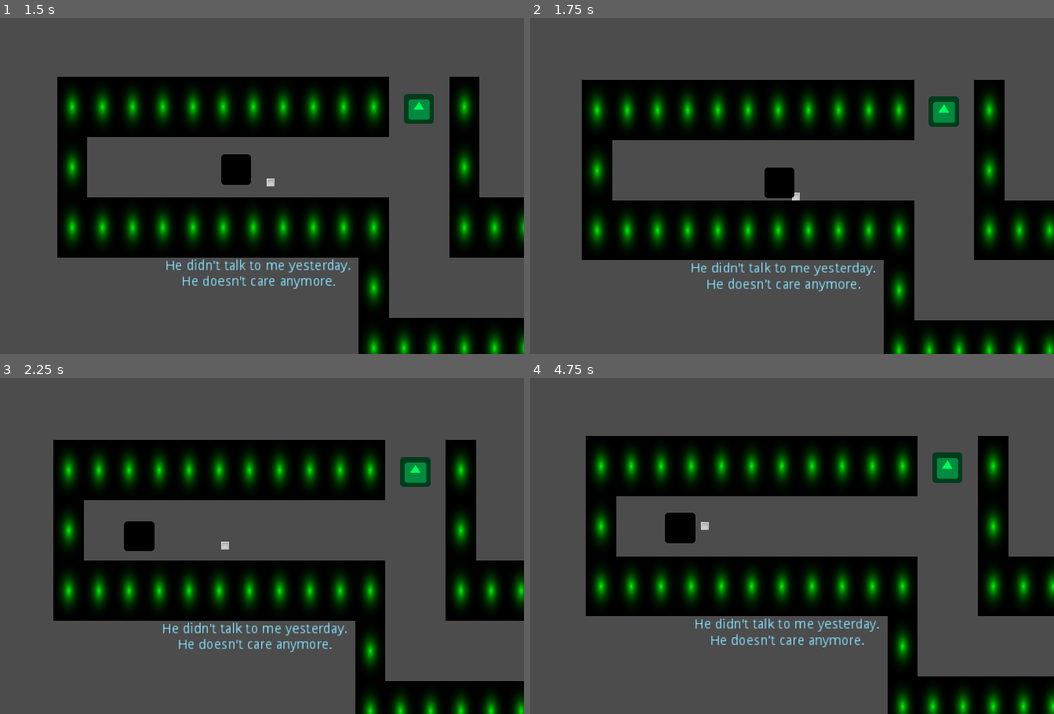
Above: before the commit, frames 1-4 (two rows, left to right).
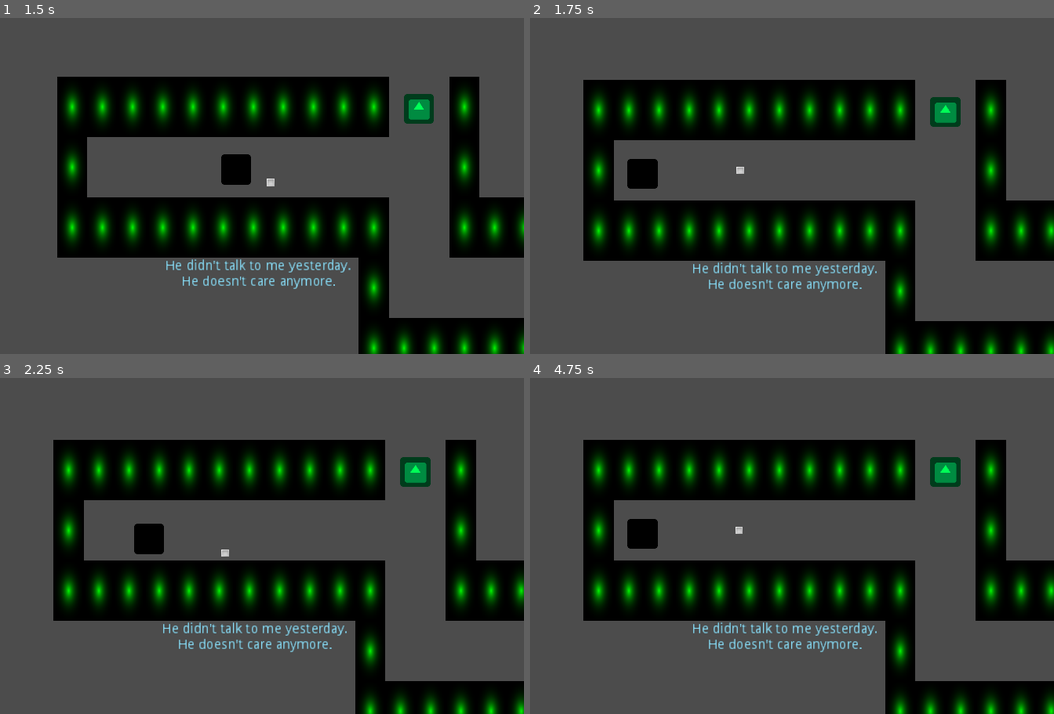
Above: after the commit, the same moments.

Repository: Screen-Punch/intd450
Game: Godot game, scene res://Levels/Level1-4.tscn
Two runs of this game, one before a commit and one after it. Both use one fixed random seed, a clock stepped at 60 frames per second and the inputs below. This scene is started directly instead of the project's main scene. The engine's default icon, where the game draws it, is replaced by a stand-in: a white triangle on a blue panel in a dark square.
Inputs:
- Up to frame 1 (1.5 s): hold Right (ui_right) 0.53-1.28 s; hold Down (ui_down) from 1.28 s (still down)
- Up to frame 2 (1.75 s): keep holding Down (ui_down)
- Up to frame 3 (2.25 s): release Down (ui_down) at 2.03 s; hold Right (ui_right) from 2.03 s (still down)
- Up to frame 4 (4.75 s): release Right (ui_right) at 2.78 s; hold Up (ui_up) 2.78-3.53 s; hold Left (ui_left) from 3.53 s (still down)

Frame 1 is identical in both runs. In frame 2, 5.0% of the frame differs, in the area x 9-100%, y 18-100%; in frame 3, 0.5%; in frame 4, 13%, in the area x 10-100%, y 17-100%.

Commit message:
Monster now has area2D for collisions

Diff:
--- a/Levels/Level1-4.tscn
+++ b/Levels/Level1-4.tscn
@@ -13,7 +13,7 @@
 polygons = [ PoolIntArray( 0, 1, 2, 3 ), PoolIntArray( 4, 5, 6, 7 ), PoolIntArray( 7, 6, 8, 9 ), PoolIntArray( 9, 8, 10, 0 ), PoolIntArray( 3, 11, 12, 9 ), PoolIntArray( 0, 3, 9 ) ]
 outlines = [ PoolVector2Array( -446.437, -62.4505, 197.171, -56.7083, 198.399, -192.988, 319.946, -191.76, 321.432, 193.506, 643.871, 192.398, 642.763, -190.983, 767.971, -192.091, 761.323, 313.174, 194.008, 316.498, 191.792, 62.7577, 192.9, 61.6497, -448.653, 64.9738 ) ]
 
-[node name="Level1-4" type="Node2D"]
+[node name="Level1-4" type="Node2D" index="0"]
 
 [node name="TileMap" type="TileMap" parent="." index="0"]
 
--- a/Scenes/Monster.tscn
+++ b/Scenes/Monster.tscn
@@ -28,3 +28,19 @@
 modulate = Color( 0, 0, 0, 1 )
 texture = ExtResource( 2 )
 _sections_unfolded = [ "Visibility" ]
+
+[node name="Area2D" type="Area2D" parent="." index="2"]
+
+input_pickable = true
+gravity_vec = Vector2( 0, 1 )
+gravity = 98.0
+linear_damp = 0.1
+angular_damp = 1.0
+audio_bus_override = false
+audio_bus_name = "Master"
+
+[node name="CollisionShape2D" type="CollisionShape2D" parent="Area2D" index="0"]
+
+shape = SubResource( 1 )
+
+[connection signal="body_entered" from="Area2D" to="." method="_on_Area2D_body_entered"]
--- a/Scripts/Monster.gd
+++ b/Scripts/Monster.gd
@@ -24,9 +24,6 @@
 		if timer >= 5:
 			path = Nav2D.update_navigation_path(position, target.position)
 			timer = 0
-
-		if (target.position - position).length() < 40:
-			target.takeDamage()
 	else:
 		findNewTarget()
 
@@ -51,3 +48,7 @@
 		distance -= distance_between_points
 		last_point = path[0]
 		path.remove(0)
+
+func _on_Area2D_body_entered(body):
+	if body.has_method("takeDamage"):
+		body.takeDamage()
